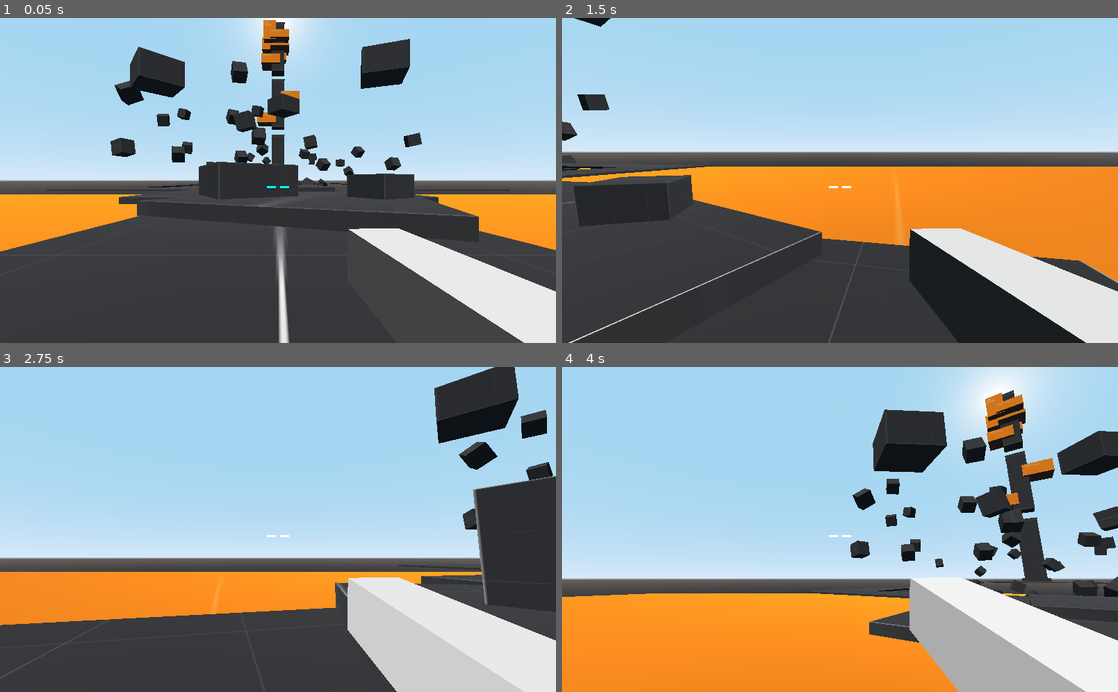
Above: before the commit, frames 1-4 (two rows, left to right).
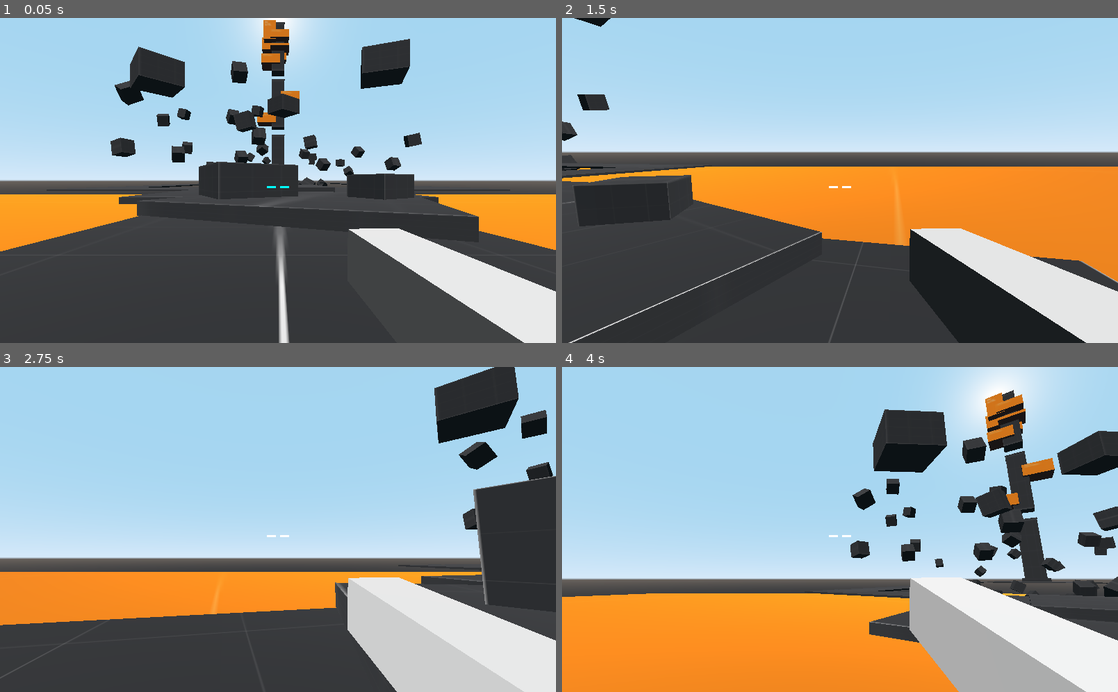
Above: after the commit, the same moments.

Repository: don-tnowe/godot-grappling-hook-fps
Game: Godot game, scene res://src/Screens/Main.tscn
Same seed, same stepped clock (60 frames per second), same inputs: the game is played once before the commit and once after it.
Inputs (mouse positions are in pixels of both pictures, inside the frame that each line leads up to):
- Up to frame 1 (0.05 s): no input
- Up to frame 2 (1.5 s): tap Enter at 0.5 s; move the mouse to (834, 187) at 0.52 s; hold W (move_fwd) from 0.53 s (still down); click (834, 187) at 0.6 s; tap Space (jump) at 0.77 s; move the mouse to (878, 183) at 1.27 s; tap Alt at 1.35 s
- Up to frame 3 (2.75 s): keep holding W (move_fwd); tap Space (jump) at 1.52 s; move the mouse to (233, 526) at 2.02 s; click (233, 526) at 2.1 s
- Up to frame 4 (4 s): move the mouse to (845, 529) at 2.77 s; release W (move_fwd) at 2.78 s; hold A (strafe_left) 2.78-3.53 s; tap Alt at 2.85 s; tap Space (jump) at 3.02, 3.77 s; move the mouse to (817, 523) at 3.52 s; hold W (move_fwd) from 3.53 s (still down); click (817, 523) at 3.6 s

The runs differ from the first frame. In frame 2, less than 0.1% of the frame differs, in the area x 1-100%, y 0-100%; in frame 3, less than 0.1%; in frame 4, less than 0.1%.

Commit message:
Implement hook rope bending around solid edges

Diff:
--- a/src/Hero/Weapons/GrapplinHook.gd
+++ b/src/Hero/Weapons/GrapplinHook.gd
@@ -11,6 +11,7 @@
 var attached_tip := Vector3()
 var attached_pivot := Vector3()
 var attached_pivot_distance := 0.0
+var bend_points := []
 
 
 func equip(hero):
@@ -46,7 +47,7 @@
 		if !$"RayCast".get_collider().get_collision_layer_bit(5):
 			return
 
-		attach_to_point($"RayCast".get_collision_point())
+		attach_to_point($"RayCast".get_collision_point() + $"RayCast".get_collision_normal() * 0.2)
 
 
 func attach_to_point(point):
@@ -60,6 +61,9 @@
 func unattach():
 	attached = false
 	$"%Chain".visible = false
+	bend_points = []
+	for x in $"%Chain/Segments".get_children():
+		x.visible = false
 
 
 func _physics_process(delta):
@@ -82,8 +86,8 @@
 		attached_pivot_distance = rel_position.length()
 		hero_node.velocity -= reel_in_acceleration * delta * rel_position.normalized()
 
-	$"%Chain".scale.z = abs_position.distance_to(attached_pivot)
-	$"%Chain".look_at(attached_pivot, Vector3.UP)
+	_check_obstacles(rel_position, abs_position)
+	_draw_rope(abs_position)
 
 
 func _get_crosshair_color():
@@ -98,6 +102,90 @@
 		return Color.white
 
 
+func _check_obstacles(rel_position, hero_position):
+	$"ToPivot".translation = Vector3.ZERO
+	$"ToPivot".global_rotation = Vector3.ZERO
+	$"ToPivot".cast_to = -rel_position * 0.98 - Vector3(0, 0.1, 0)
+	$"ToPivot".force_raycast_update()
+
+	# If the current pivot is unreachable, it bends.
+	if $"ToPivot".is_colliding() && attached_pivot_distance > 0.75:
+		var point1 = $"ToPivot".get_collision_point()
+		var normal1 = $"ToPivot".get_collision_normal()
+
+		# Cast from opposite direction to get both hit points.
+		$"ToPivot".global_translation = attached_pivot
+		$"ToPivot".cast_to = rel_position
+		$"ToPivot".force_raycast_update()
+		# Project point 2 onto plane with point 1's normal in point 1 space.
+		var point1_to_edge = Plane(normal1, 0).project($"ToPivot".get_collision_point() - point1)
+		var edge_point = point1 + point1_to_edge + (normal1 + $"ToPivot".get_collision_normal()) * 0.2
+
+		_add_bend(edge_point)
+
+	if bend_points.size() == 0: return
+
+	var last_bend_point = bend_points[bend_points.size() - 1]
+	$"ToBend".global_rotation = Vector3.ZERO
+	$"ToBend".cast_to = (last_bend_point - hero_position)
+	$"ToBend".force_raycast_update()
+
+	# If the last pivot is reachable, the last bend tries to straighten.
+	if !$"ToBend".is_colliding():
+		var delta := Vector3.ZERO
+
+		$"ToBendProjection".global_rotation = Vector3.ZERO
+		while true:
+			# Cast from current bend toward convergence point
+			delta = ((last_bend_point + hero_position) * 0.5 - attached_pivot).normalized() * 0.02
+			$"ToBendProjection".global_translation = attached_pivot
+			$"ToBendProjection".cast_to = delta
+			$"ToBendProjection".force_raycast_update()
+
+			_pop_bend()
+			# If an obstacle catches the rope, it stops straightening.
+			if $"ToBendProjection".is_colliding():
+				_add_bend($"ToBendProjection".get_collision_point())
+				break
+			# If rope partially straightened, keep doing that until close to convergence point.
+			_add_bend($"ToBendProjection".global_translation + delta)
+			if ((last_bend_point + hero_position) * 0.5).distance_squared_to(attached_pivot) < 0.05 * 0.05:
+				# Done! Rope fully straightened.
+				_pop_bend()
+				break
+
+
+func _pop_bend():
+	var point = bend_points.pop_back()
+	attached_pivot_distance += attached_pivot.distance_to(point)
+	attached_pivot = point
+
+	if bend_points.size() < $"%Chain/Segments".get_child_count():
+		$"%Chain/Segments".get_child(bend_points.size()).visible = false
+
+
+func _add_bend(point):
+	bend_points.append(attached_pivot)
+	_draw_rope_bent(attached_pivot, point, bend_points.size() - 1)
+	attached_pivot_distance -= attached_pivot.distance_to(point)
+	attached_pivot = point
+
+
+func _draw_rope(hero_position):
+	var segment = $"%Chain"
+	segment.scale.z = hero_position.distance_to(attached_pivot)
+	segment.look_at(attached_pivot, Vector3.UP)
+
+
+func _draw_rope_bent(from, to, index):
+	if bend_points.size() > $"%Chain/Segments".get_child_count(): return
+	var segment = $"%Chain/Segments".get_child(index)
+	segment.visible = true
+	segment.scale.z = from.distance_to(to)
+	segment.translation = from
+	segment.look_at(to, Vector3.UP)
+
+
 func _on_Hero_jumped(completed):
 	if !attached: return
 	if completed: return
--- a/src/Hero/Weapons/GrapplinHook.tscn
+++ b/src/Hero/Weapons/GrapplinHook.tscn
@@ -14,6 +14,26 @@
 exclude_parent = false
 cast_to = Vector3( 0, 0, -40 )
 collision_mask = 48
+debug_shape_custom_color = Color( 0.137255, 0.137255, 0.137255, 1 )
+
+[node name="ToPivot" type="RayCast" parent="."]
+transform = Transform( 1, 0, 0, 0, 1, 0, 0, 0, 1, 0, -0.2, 0 )
+exclude_parent = false
+cast_to = Vector3( 0, 0, -40 )
+collision_mask = 16
+debug_shape_custom_color = Color( 0.243137, 1, 0, 1 )
+
+[node name="ToBend" type="RayCast" parent="."]
+exclude_parent = false
+cast_to = Vector3( 0, -0.2, -40 )
+collision_mask = 16
+debug_shape_custom_color = Color( 0, 0.203922, 1, 1 )
+
+[node name="ToBendProjection" type="RayCast" parent="."]
+exclude_parent = false
+cast_to = Vector3( 0, 0, -40 )
+collision_mask = 16
+debug_shape_custom_color = Color( 0.517647, 0.027451, 0.694118, 1 )
 
 [node name="Visual" type="Spatial" parent="."]
 
@@ -27,9 +47,81 @@
 visible = false
 
 [node name="Chain" type="MeshInstance" parent="Visual/FiringOrigin/Chain"]
-transform = Transform( 1, 0, 0, 0, -4.37114e-08, -1, 0, 1, -4.37114e-08, -4.76837e-07, -1, -1 )
+transform = Transform( 1, 0, 0, 0, -2.18557e-08, -1, 0, 0.5, -4.37114e-08, 0, -1, -0.5 )
 mesh = SubResource( 2 )
 skeleton = NodePath("../..")
+
+[node name="Segments" type="Node" parent="Visual/FiringOrigin/Chain"]
+
+[node name="Spatial" type="Spatial" parent="Visual/FiringOrigin/Chain/Segments"]
+
+[node name="Chain2" type="MeshInstance" parent="Visual/FiringOrigin/Chain/Segments/Spatial"]
+transform = Transform( 0.05, 0, 0, 0, -2.18557e-08, 0.05, 0, -0.5, -2.18557e-09, 0, 0, -0.5 )
+mesh = SubResource( 2 )
+skeleton = NodePath("../../../..")
+
+[node name="Spatial2" type="Spatial" parent="Visual/FiringOrigin/Chain/Segments"]
+
+[node name="Chain2" type="MeshInstance" parent="Visual/FiringOrigin/Chain/Segments/Spatial2"]
+transform = Transform( 0.05, 0, 0, 0, -2.18557e-08, 0.05, 0, -0.5, -2.18557e-09, 0, 0, -0.5 )
+mesh = SubResource( 2 )
+skeleton = NodePath("../../../..")
+
+[node name="Spatial3" type="Spatial" parent="Visual/FiringOrigin/Chain/Segments"]
+
+[node name="Chain2" type="MeshInstance" parent="Visual/FiringOrigin/Chain/Segments/Spatial3"]
+transform = Transform( 0.05, 0, 0, 0, -2.18557e-08, 0.05, 0, -0.5, -2.18557e-09, 0, 0, -0.5 )
+mesh = SubResource( 2 )
+skeleton = NodePath("../../../..")
+
+[node name="Spatial4" type="Spatial" parent="Visual/FiringOrigin/Chain/Segments"]
+
+[node name="Chain2" type="MeshInstance" parent="Visual/FiringOrigin/Chain/Segments/Spatial4"]
+transform = Transform( 0.05, 0, 0, 0, -2.18557e-08, 0.05, 0, -0.5, -2.18557e-09, 0, 0, -0.5 )
+mesh = SubResource( 2 )
+skeleton = NodePath("../../../..")
+
+[node name="Spatial5" type="Spatial" parent="Visual/FiringOrigin/Chain/Segments"]
+
+[node name="Chain2" type="MeshInstance" parent="Visual/FiringOrigin/Chain/Segments/Spatial5"]
+transform = Transform( 0.05, 0, 0, 0, -2.18557e-08, 0.05, 0, -0.5, -2.18557e-09, 0, 0, -0.5 )
+mesh = SubResource( 2 )
+skeleton = NodePath("../../../..")
+
+[node name="Spatial6" type="Spatial" parent="Visual/FiringOrigin/Chain/Segments"]
+
+[node name="Chain2" type="MeshInstance" parent="Visual/FiringOrigin/Chain/Segments/Spatial6"]
+transform = Transform( 0.05, 0, 0, 0, -2.18557e-08, 0.05, 0, -0.5, -2.18557e-09, 0, 0, -0.5 )
+mesh = SubResource( 2 )
+skeleton = NodePath("../../../..")
+
+[node name="Spatial7" type="Spatial" parent="Visual/FiringOrigin/Chain/Segments"]
+
+[node name="Chain2" type="MeshInstance" parent="Visual/FiringOrigin/Chain/Segments/Spatial7"]
+transform = Transform( 0.05, 0, 0, 0, -2.18557e-08, 0.05, 0, -0.5, -2.18557e-09, 0, 0, -0.5 )
+mesh = SubResource( 2 )
+skeleton = NodePath("../../../..")
+
+[node name="Spatial8" type="Spatial" parent="Visual/FiringOrigin/Chain/Segments"]
+
+[node name="Chain2" type="MeshInstance" parent="Visual/FiringOrigin/Chain/Segments/Spatial8"]
+transform = Transform( 0.05, 0, 0, 0, -2.18557e-08, 0.05, 0, -0.5, -2.18557e-09, 0, 0, -0.5 )
+mesh = SubResource( 2 )
+skeleton = NodePath("../../../..")
+
+[node name="Spatial9" type="Spatial" parent="Visual/FiringOrigin/Chain/Segments"]
+
+[node name="Chain2" type="MeshInstance" parent="Visual/FiringOrigin/Chain/Segments/Spatial9"]
+transform = Transform( 0.05, 0, 0, 0, -2.18557e-08, 0.05, 0, -0.5, -2.18557e-09, 0, 0, -0.5 )
+mesh = SubResource( 2 )
+skeleton = NodePath("../../../..")
+
+[node name="Spatial10" type="Spatial" parent="Visual/FiringOrigin/Chain/Segments"]
+
+[node name="Chain2" type="MeshInstance" parent="Visual/FiringOrigin/Chain/Segments/Spatial10"]
+transform = Transform( 0.05, 0, 0, 0, -2.18557e-08, 0.05, 0, -0.5, -2.18557e-09, 0, 0, -0.5 )
+mesh = SubResource( 2 )
+skeleton = NodePath("../../../..")
 
 [node name="MeshInstance" type="MeshInstance" parent="Visual"]
 transform = Transform( 0.0498927, 0.00018124, 0.016344, -8.72302e-05, 0.0499792, -0.00719849, -0.00327266, 0.00143091, 0.249361, 0.2, -0.15, -0.2 )
